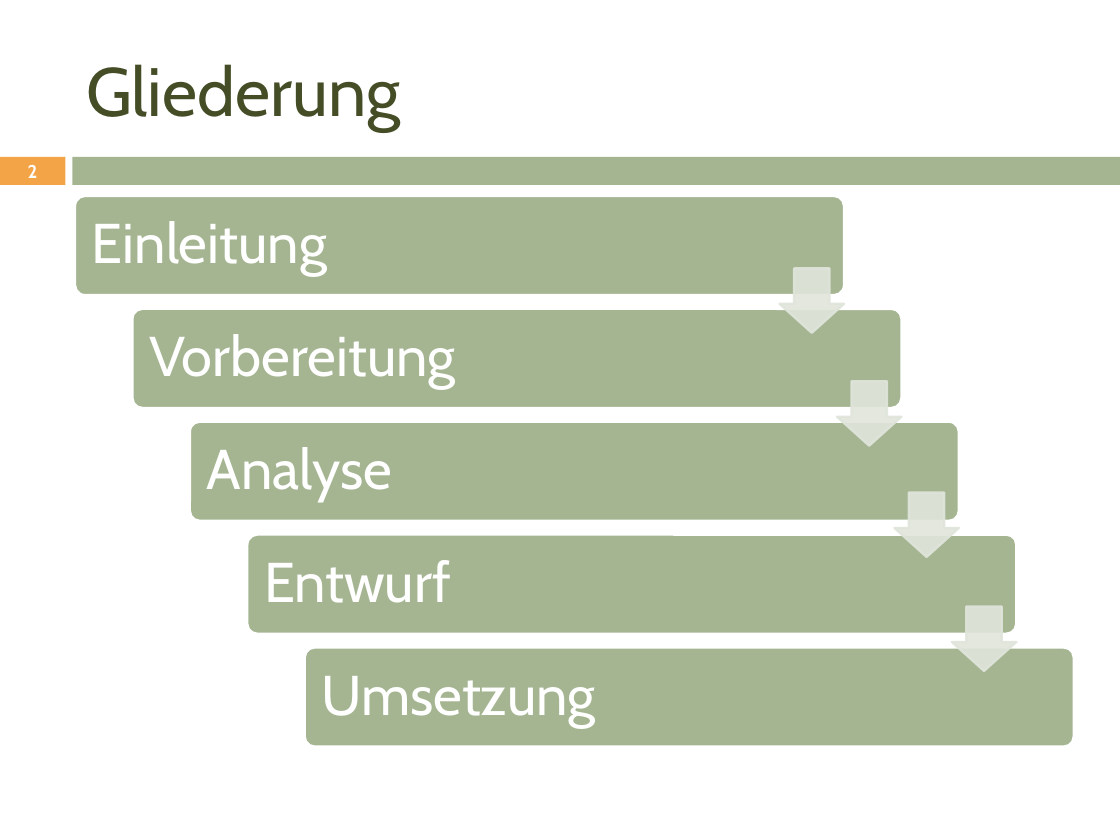
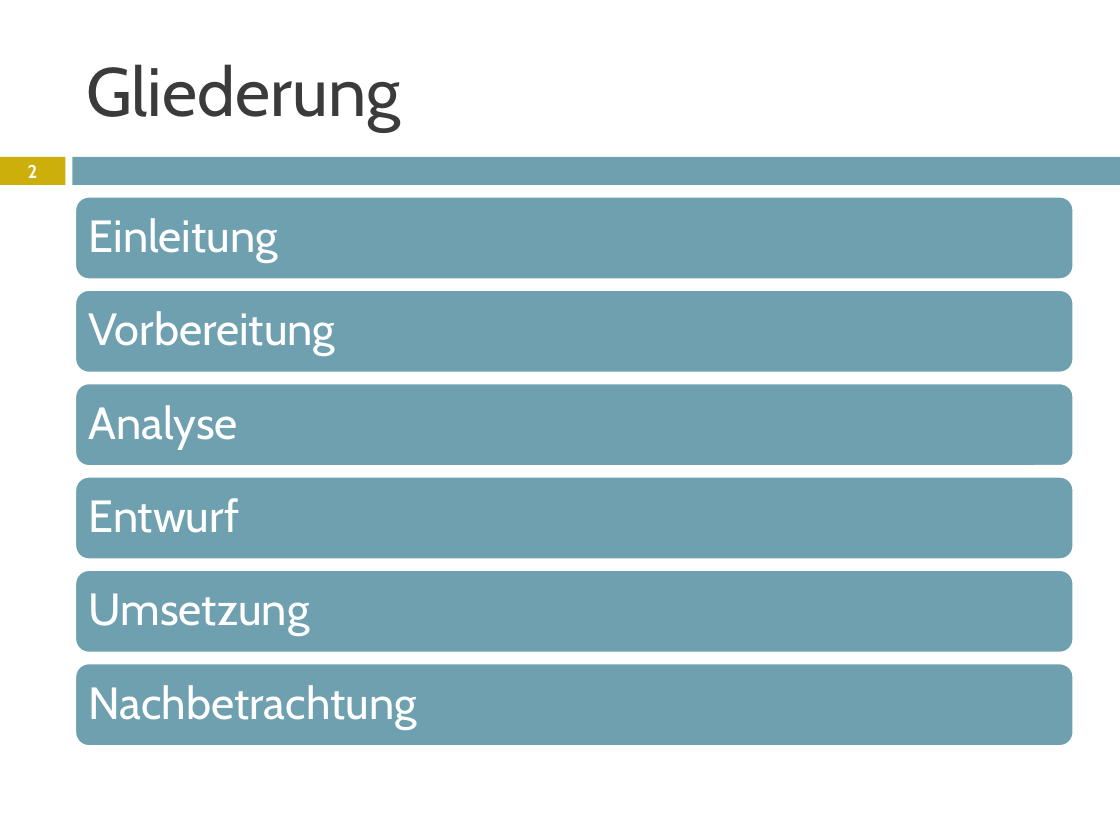
Before and after one commit to janhelmle/weiterbildung_fachinformatiker_ihk_projektantrag, a slide deck: slide 2 of praesentation/Projektpräsentation.pptx. Drawn at 1120x840 pixels with LibreOffice and Linux fonts; fonts in the diff are those of the drawing. Boxes give left, top, right and bottom in pixels: in the first picture for what was removed or moved away, otherwise in the second. Text is boxed around its words. In the diff, an @@ line names an element or a change of style, - is before the commit and + after.

```diff
--- a/praesentation/Projektpräsentation.pptx
+++ b/praesentation/Projektpräsentation.pptx
@@ title "Gliederung" at [86, 64, 400, 131]: text colour #444D26 to #3B3B3B @@
@@ rectangle at [0, 157, 65, 185]: fill #F3A447 to #CCAF0A @@
@@ rectangle at [73, 157, 1120, 185]: fill #A5B592 to #6EA0B0 @@
@@ rounded rectangle: place and size @@
-rounded rectangle at [75, 196, 844, 296]
+rounded rectangle at [75, 196, 1074, 279]
@@ text "Vorbereitung": place and size @@
-text "Vorbereitung" at [149, 334, 455, 388]
+text "Vorbereitung" at [89, 311, 336, 356]
@@ rounded rectangle: place and size @@
-rounded rectangle at [132, 309, 902, 409]
+rounded rectangle at [75, 290, 1074, 373]
@@ text "Analyse": place and size @@
-text "Analyse" at [207, 447, 392, 501]
+text "Analyse" at [89, 405, 238, 450]
@@ rounded rectangle added at [75, 383, 1074, 466], fill #6EA0B0, outline #FFFFFF 1.5 pt @@
@@ text "Entwurf": place and size @@
-text "Entwurf" at [264, 560, 451, 603]
+text "Entwurf" at [89, 498, 239, 533]
@@ rounded rectangle: place and size @@
-rounded rectangle at [190, 422, 960, 522]
+rounded rectangle at [75, 476, 1074, 559]
@@ size 36 to 29 pt; less space between paragraphs in 5 elements at [89, 218, 278, 263], [89, 498, 239, 533], [89, 311, 336, 356], [89, 405, 238, 450], [89, 593, 310, 636] @@
@@ text "Umsetzung": place and size @@
-text "Umsetzung" at [321, 676, 595, 727]
+text "Umsetzung" at [89, 593, 310, 636]
@@ fill #A5B592 to #6EA0B0; proportions changed in 5 elements at [75, 476, 1074, 559], [75, 196, 1074, 279], [75, 663, 1074, 746], [75, 290, 1074, 373], [75, 570, 1074, 653] @@
@@ rounded rectangle: place and size @@
-rounded rectangle at [248, 534, 1017, 634]
+rounded rectangle at [75, 570, 1074, 653]
@@ group removed at [780, 269, 1017, 672]: 4 down arrows @@
@@ rounded rectangle: place and size @@
-rounded rectangle at [305, 647, 1074, 747]
+rounded rectangle at [75, 663, 1074, 746]
@@ text added at [89, 685, 417, 730], 29 pt, text #FFFFFF @@
+Nachbetrachtung
```
Also in this commit, not shown: 16 other slides changed, 1 other file.
